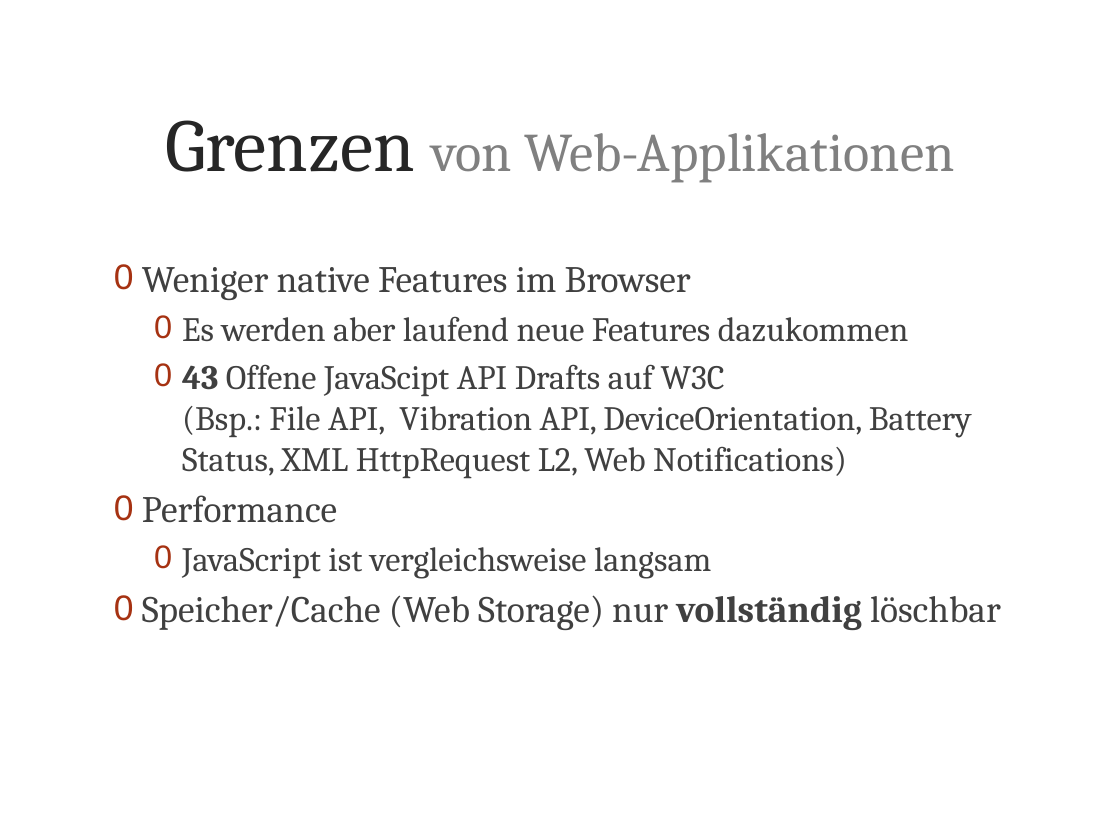
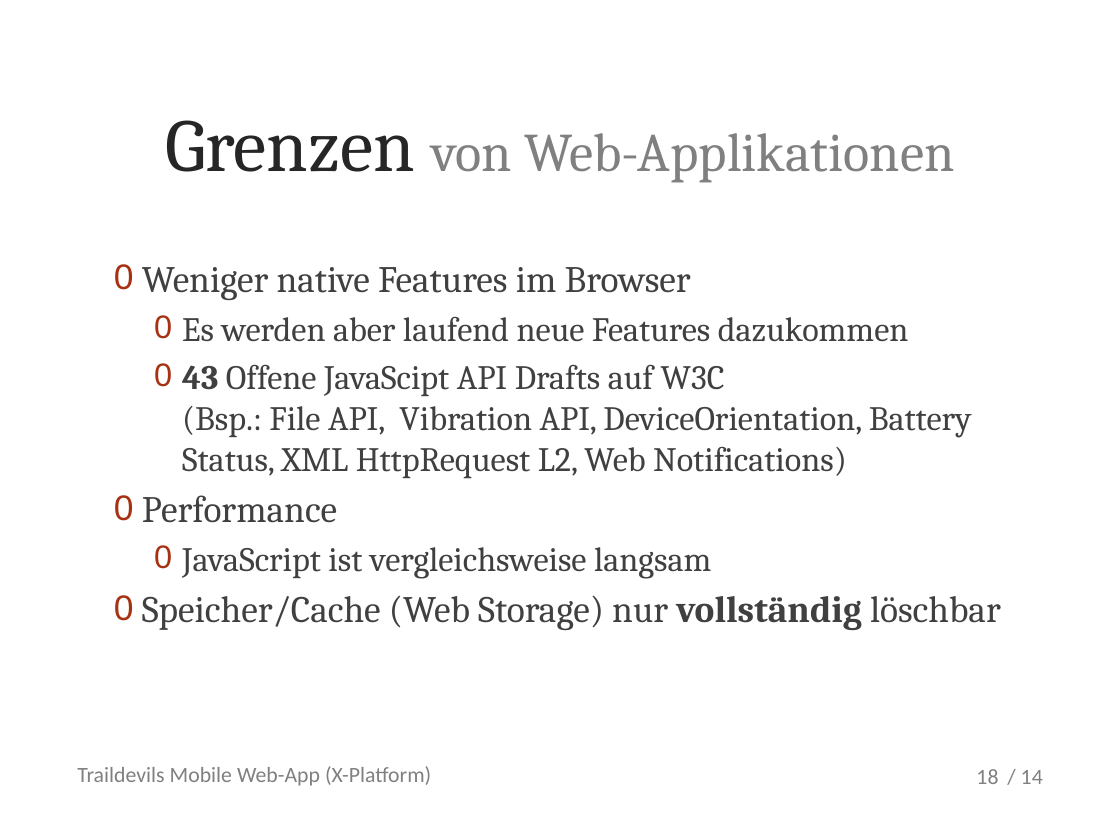
Before and after one commit to metaodi/TrailDevilsXPl-2, a slide deck: slide 18 of _DOCUMENTATION/Presentation/Praesentation-Traildevils-XPl2.pptx (slide 17 before the commit). Drawn at 1120x840 pixels with LibreOffice and Linux fonts; fonts in the diff are those of the drawing; background and template pictures are left out. Boxes give left, top, right and bottom in pixels: in the first picture for what was removed or moved away, otherwise in the second. Text is boxed around its words. In the diff, an @@ line names an element or a change of style, - is before the commit and + after.

```diff
--- a/_DOCUMENTATION/Presentation/Praesentation-Traildevils-XPl2.pptx
+++ b/_DOCUMENTATION/Presentation/Praesentation-Traildevils-XPl2.pptx
@@ text added at (77, 766, 431, 786), 14 pt, text #808080 @@
+Traildevils Mobile Web-App (X-Platform)
@@ page number added at (976, 769, 998, 784), 14 pt, text #808080 @@
+18
@@ text added at (1021, 770, 1043, 784), 14 pt, text #808080 @@
+/ 14
```
Also in this commit, not shown: 16 other slides changed, 2 slides added, 1 slide removed.
